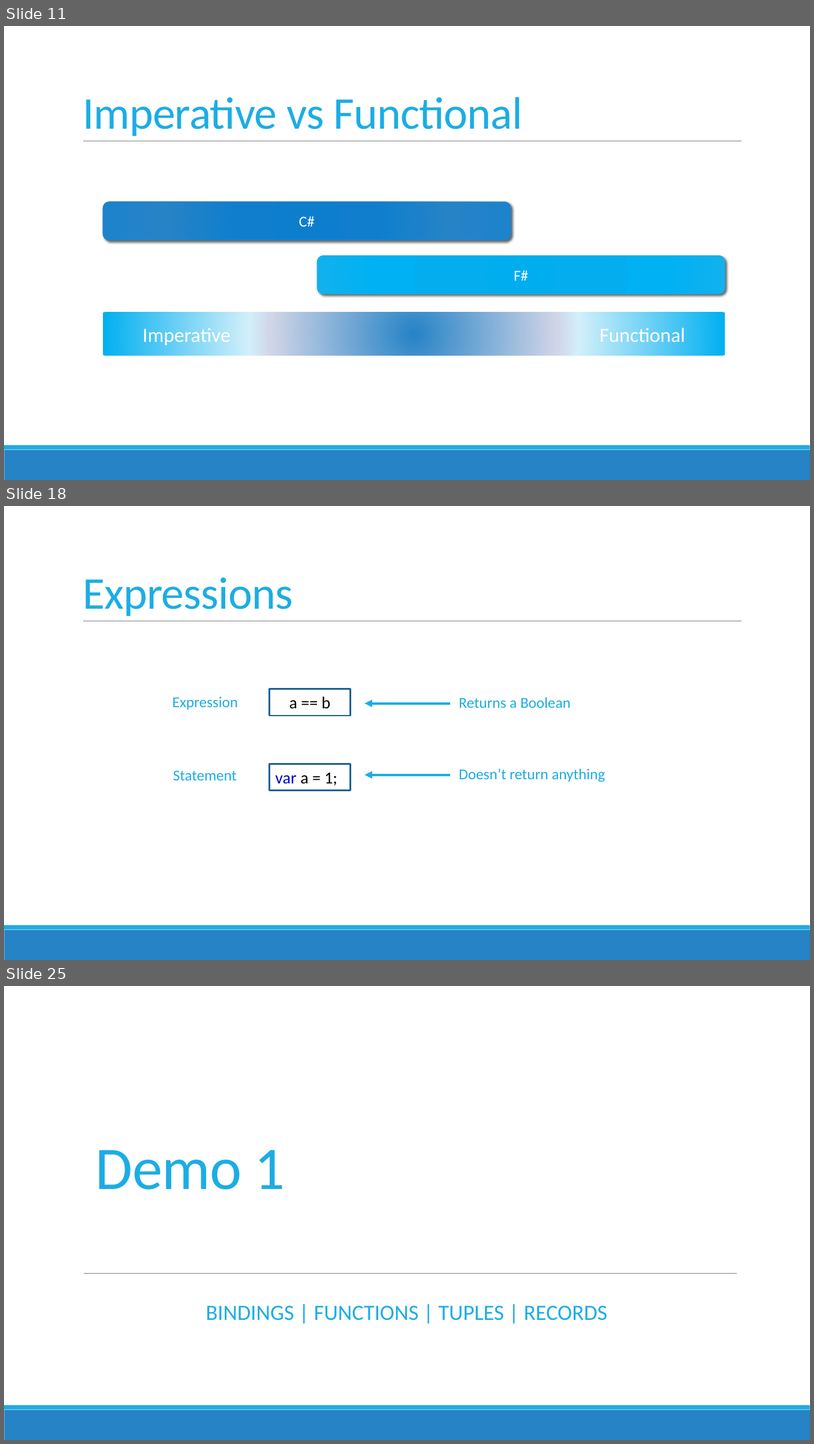
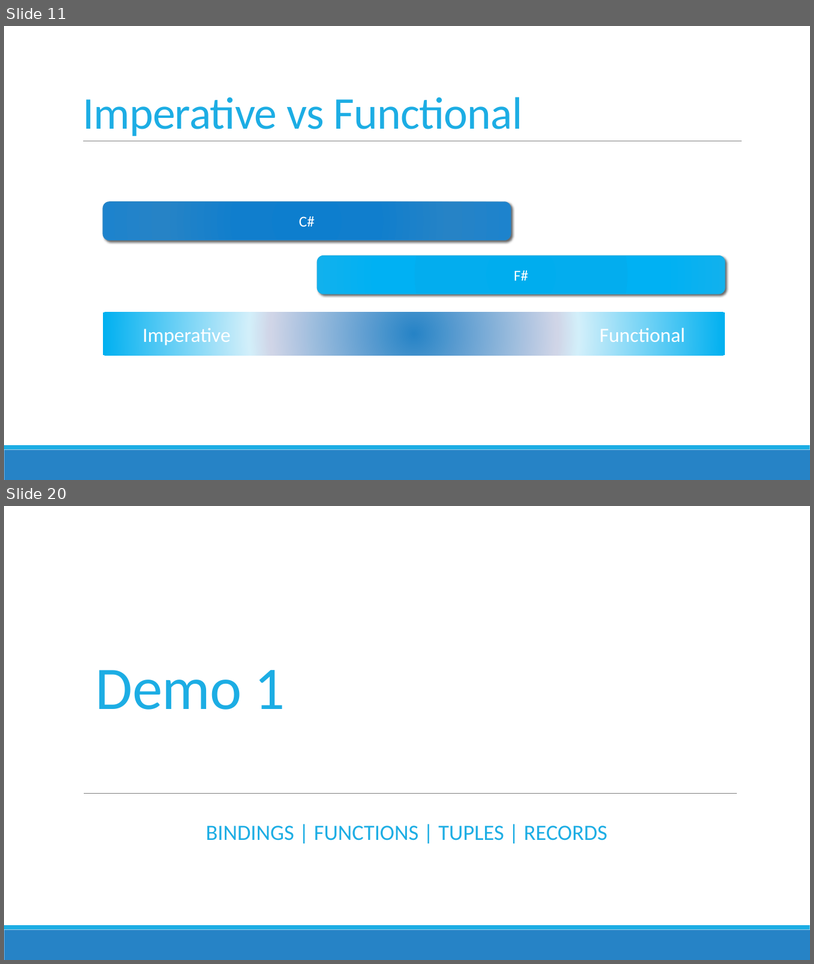
Before and after one commit to jorgef/fsharpworkshop, a slide deck: FSharpWorkshop_Slides.pptx. Shown one above the other, each under a label of ours: slides 11, 18 and 25 before the commit, slides 11 and 20 after it; the slides between them are not shown. The pictures are 814x1444 and 814x964 pixels, drawn with LibreOffice and Linux fonts; fonts in the diff are those of the drawing. Boxes give left, top, right and bottom in pixels: in the first picture for what was removed or moved away, otherwise in the second. Text is boxed around its words. In the diff, an @@ line names an element or a change of style, - is before the commit and + after.

```diff
--- a/FSharpWorkshop_Slides.pptx
+++ b/FSharpWorkshop_Slides.pptx
@@ slide 18 removed at [4,506,810,960], background #FFFFFF; not listed: 3 template elements that a slide beside it also shows @@
@@ title removed at [83,577,293,616] @@
-Expressions
@@ text removed at [173,696,238,709] @@
-Expression
@@ rectangle removed at [270,688,351,715] @@
-a == b
@@ arrow removed from (450, 703) to (365, 703) @@
@@ text removed at [459,697,571,708] @@
-Returns a Boolean
@@ text removed at [173,770,237,780] @@
-Statement
@@ rectangle removed at [270,764,351,790] @@
-var a = 1;
@@ arrow removed from (450, 775) to (365, 775) @@
@@ text removed at [459,768,605,782] @@
-Doesn’t return anything
@@ what was slide 25 is now slide 20 @@
```
Also in this commit, not shown: 5 slides changed, 4 other slides removed.
